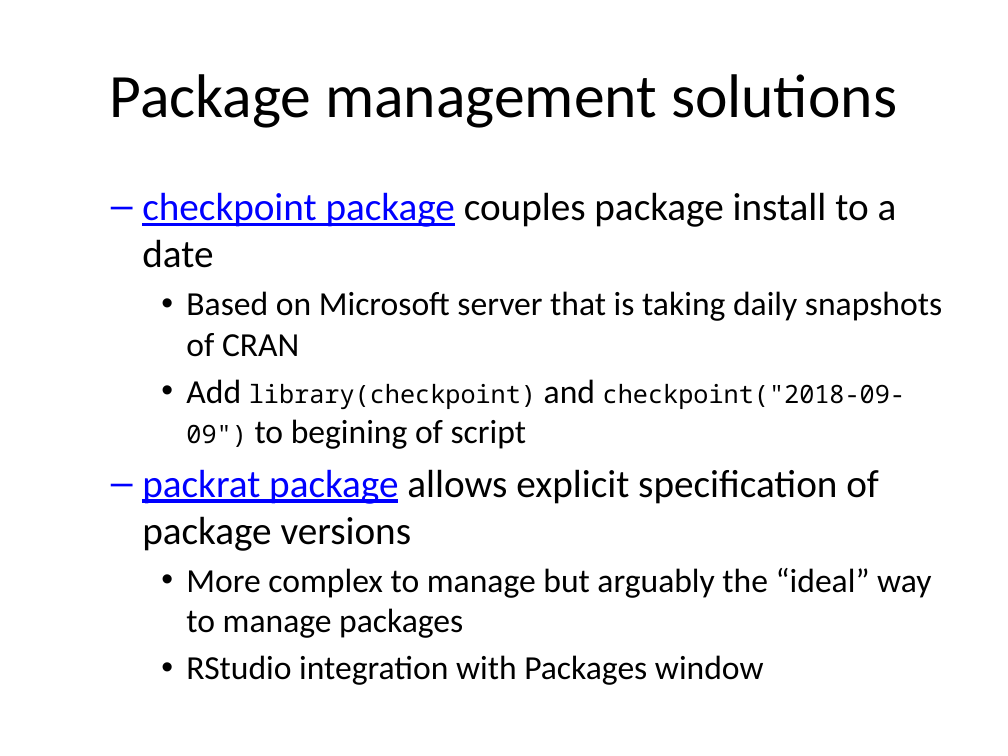
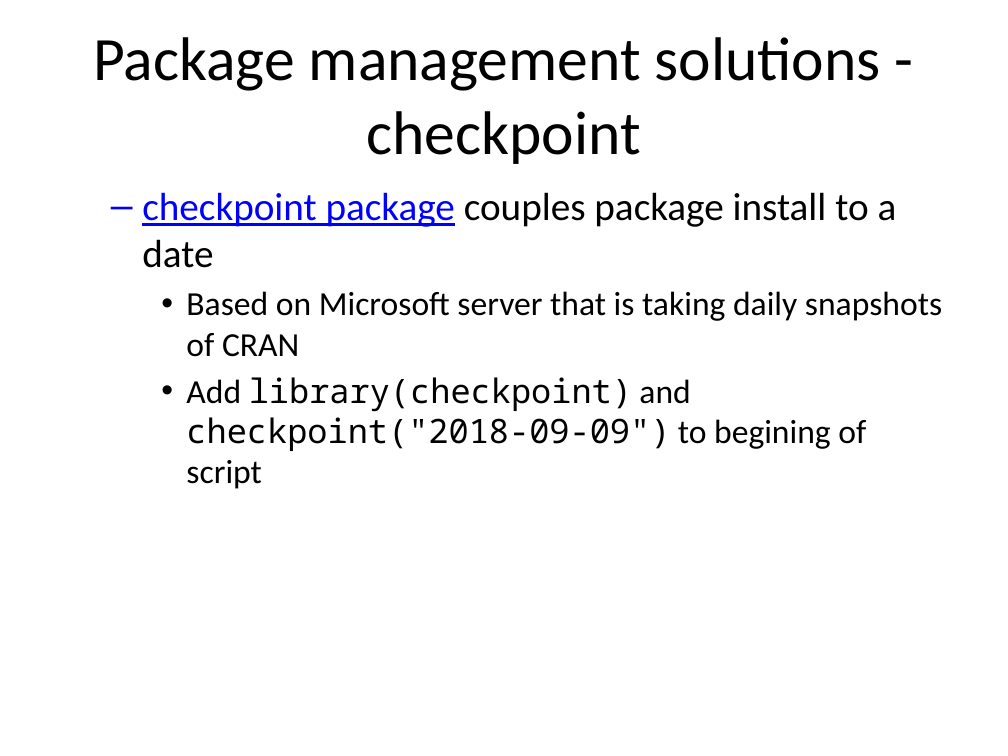
Before and after one commit to pcmathias/MSACL-intermediate-R-course, a slide deck: slide 27 of slides/01---Reproducible-Research.pptx (slide 24 before the commit). Drawn at 1008x756 pixels with LibreOffice and Linux fonts; fonts in the diff are those of the drawing. Boxes give left, top, right and bottom in pixels: in the first picture for what was removed or moved away, otherwise in the second. Text is boxed around its words. In the diff, an @@ line names an element or a change of style, - is before the commit and + after.

```diff
--- a/slides/01---Reproducible-Research.pptx
+++ b/slides/01---Reproducible-Research.pptx
@@ title at (93, 37, 881, 164): text changed @@
-Package management solutions
+Package management solutions - checkpoint
@@ text at (186, 377, 866, 489): size 18 to 24 pt in "library(checkpoint) checkpoint("2018-09-09")"; more space between paragraphs @@
@@ text at (142, 469, 931, 685): paragraphs removed @@
-  – packrat package allows explicit specification of package versions
-    • More complex to manage but arguably the “ideal” way to manage packages
-    • RStudio integration with Packages window
```
Also in this commit, not shown: 10 other slides changed, 6 slides added, 15 slides removed, 5 other files.
